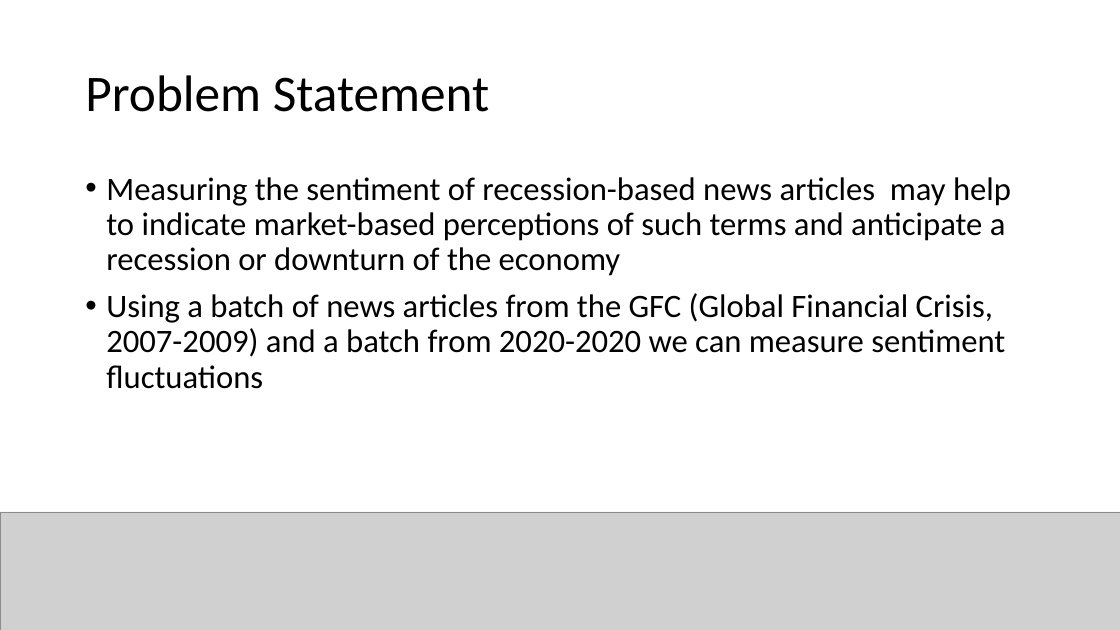
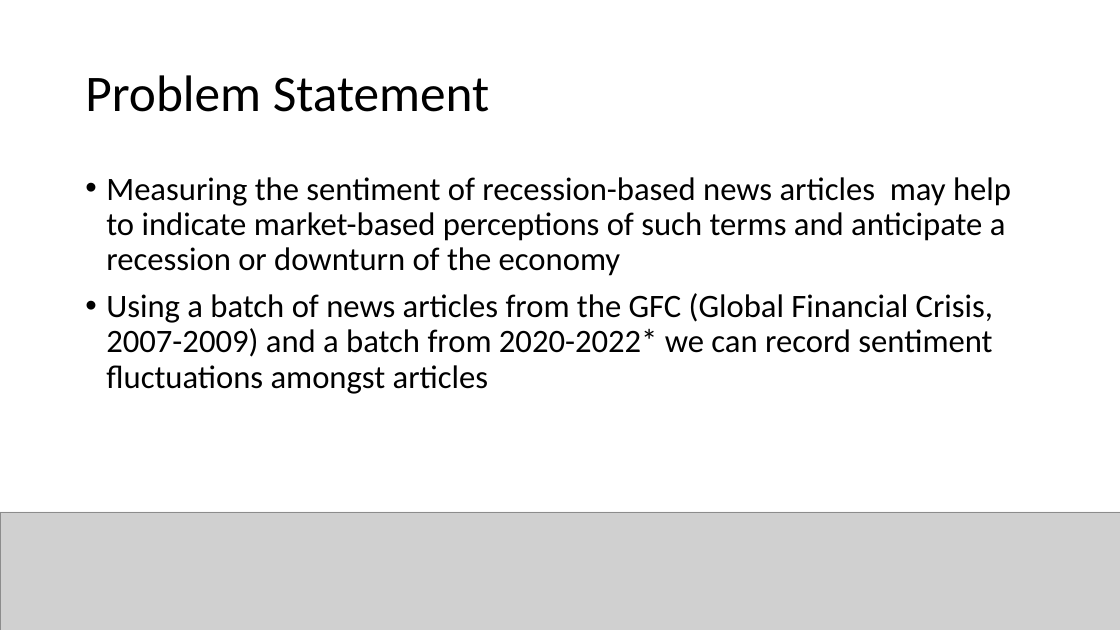
Before and after one commit to dsstudent2022/NLP-Spring-2022-Group5, a slide deck: slide 3 of final-group-presentation.pptx (slide 2 before the commit). Drawn at 1120x630 pixels with LibreOffice and Linux fonts; fonts in the diff are those of the drawing; grey boxes stand for pictures. Boxes give left, top, right and bottom in pixels: in the first picture for what was removed or moved away, otherwise in the second. Text is boxed around its words. In the diff, an @@ line names an element or a change of style, - is before the commit and + after.

```diff
--- a/final-group-presentation.pptx
+++ b/final-group-presentation.pptx
@@ text at [106,293,993,394]: text changed @@
-• Using a batch of news articles from the GFC (Global Financial Crisis, 2007-2009) and a batch from 2020-2020 we can measure sentiment fluctuations
+• Using a batch of news articles from the GFC (Global Financial Crisis, 2007-2009) and a batch from 2020-2022* we can record sentiment fluctuations amongst articles
```
Also in this commit, not shown: 6 other slides changed, 1 slide added.
